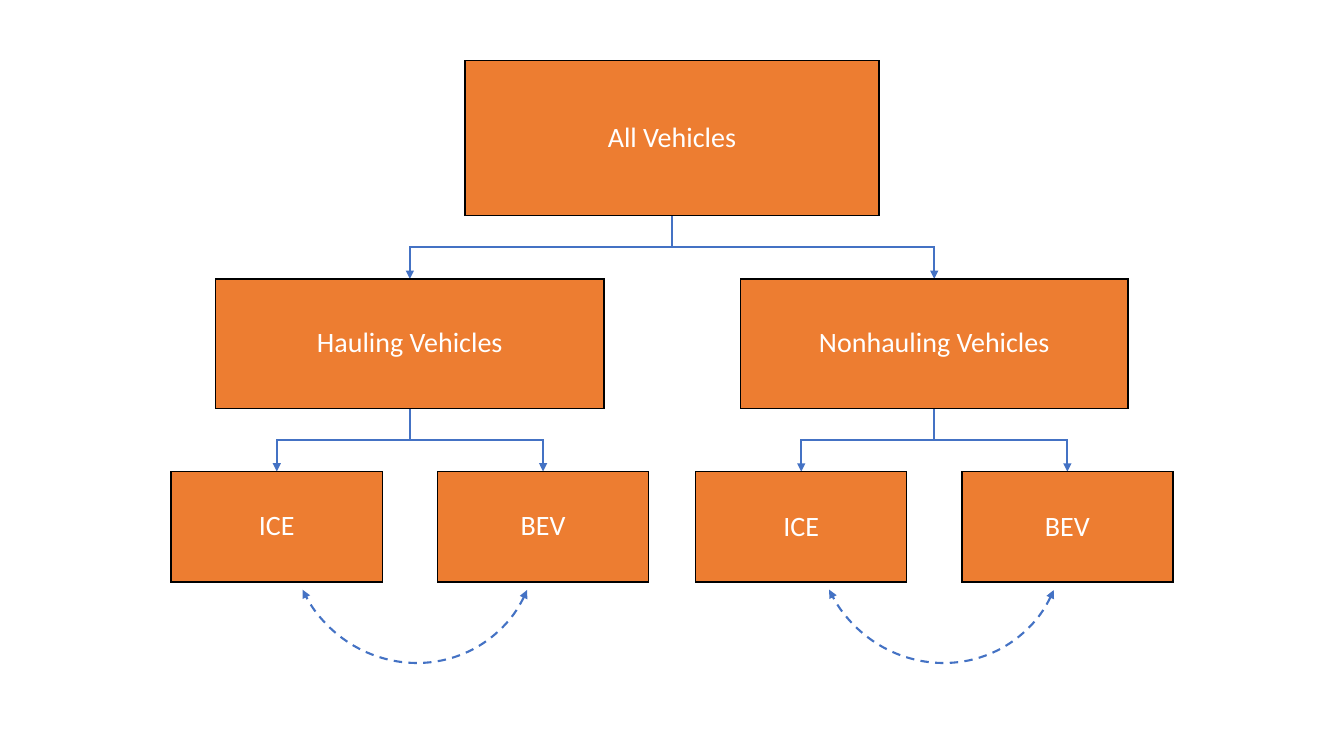
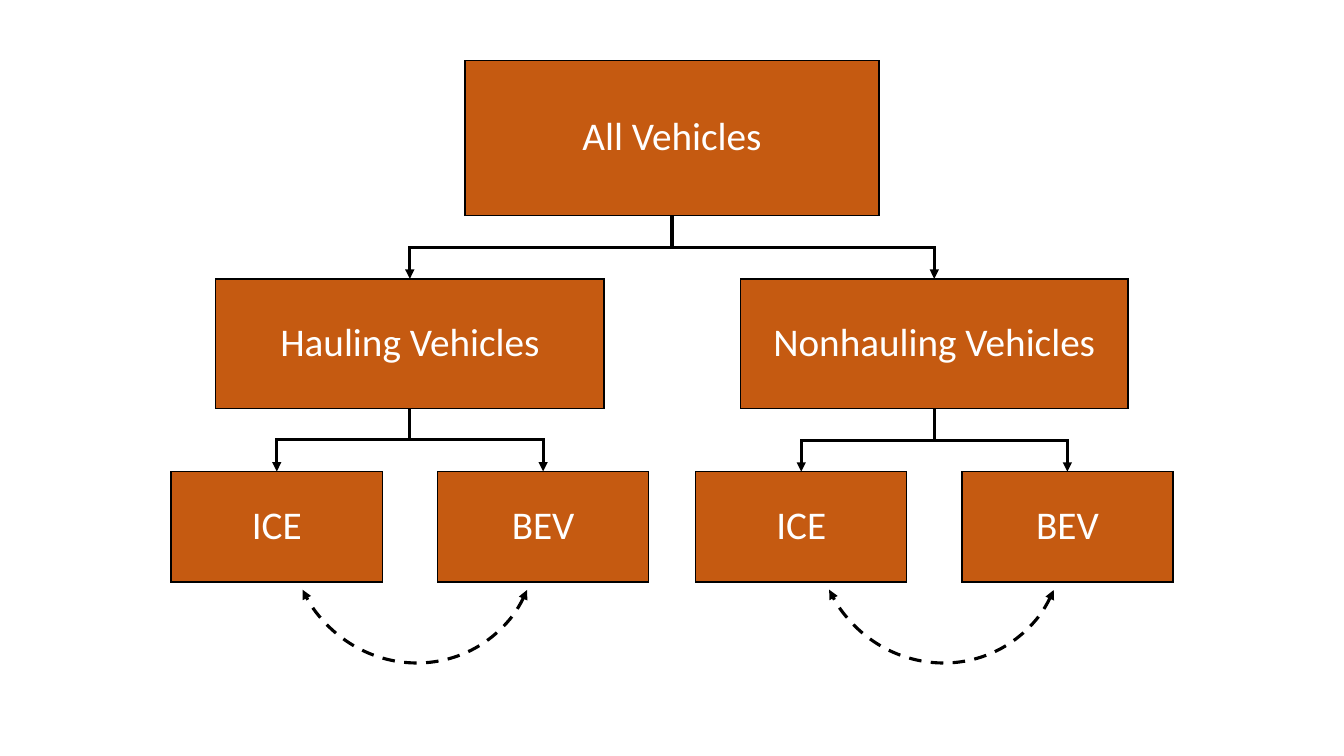
Before and after one commit to USEPA/EPA_OMEGA_Model, a slide deck: slide 3 of doc/source/_static/raw_figures.pptx. Drawn at 1344x756 pixels with LibreOffice and Linux fonts; fonts in the diff are those of the drawing. Boxes give left, top, right and bottom in pixels: in the first picture for what was removed or moved away, otherwise in the second. Text is boxed around its words. In the diff, an @@ line names an element or a change of style, - is before the commit and + after.

```diff
--- a/doc/source/_static/raw_figures.pptx
+++ b/doc/source/_static/raw_figures.pptx
@@ outline #4472C4 1.5 pt to #000000 2.25 pt in 6 elements at bbox=[935, 408, 1068, 472], bbox=[802, 408, 935, 472], bbox=[673, 216, 935, 279], bbox=[410, 408, 543, 472], bbox=[277, 408, 410, 472], bbox=[410, 216, 673, 279] @@
@@ arc (boxed as its full ellipse) at bbox=[240, 366, 587, 714]: outline #4472C4 1.5 pt dashed to #000000 2.25 pt dashed @@
@@ arc (boxed as its full ellipse) at bbox=[766, 366, 1113, 714]: outline #4472C4 1.5 pt dashed to #000000 2.25 pt dashed @@
@@ fill #ED7D31 to #C55A11 in 7 elements at bbox=[465, 60, 879, 216], bbox=[216, 279, 604, 408], bbox=[438, 472, 648, 583], bbox=[740, 279, 1128, 409], bbox=[696, 472, 906, 583], bbox=[962, 472, 1173, 583], bbox=[171, 472, 383, 583] @@
@@ size 20 to 28 pt; more space between paragraphs in 7 elements at bbox=[582, 122, 762, 151], bbox=[280, 328, 540, 363], bbox=[252, 513, 302, 540], bbox=[512, 514, 575, 539], bbox=[773, 328, 1095, 363], bbox=[776, 513, 826, 540], bbox=[1036, 514, 1099, 539] @@
```
Also in this commit, not shown: 5 slides added, 5 other files.
